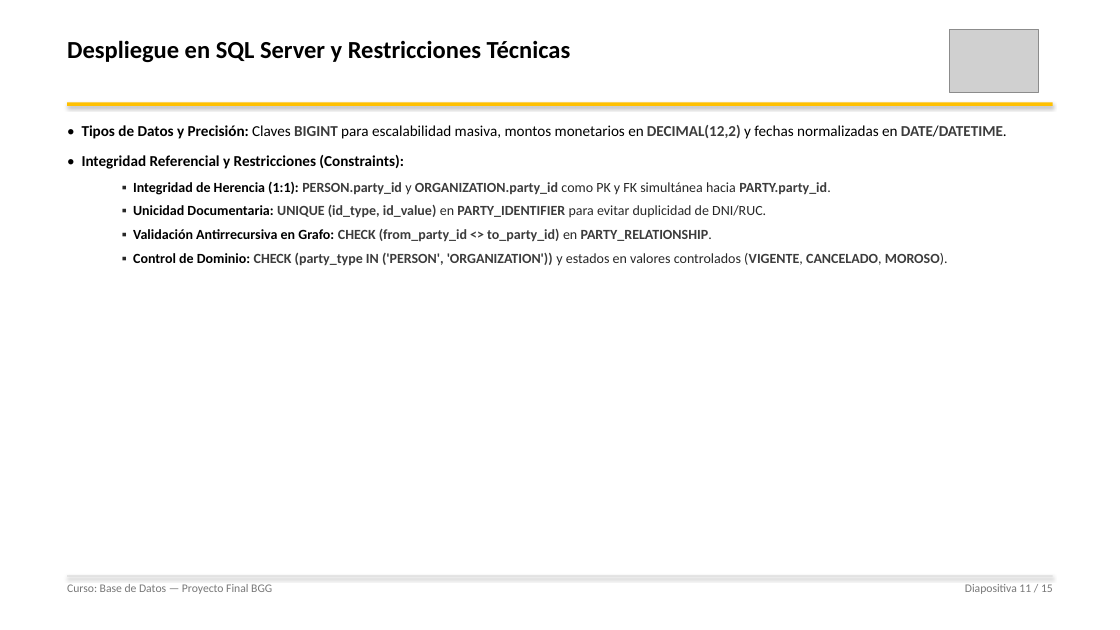
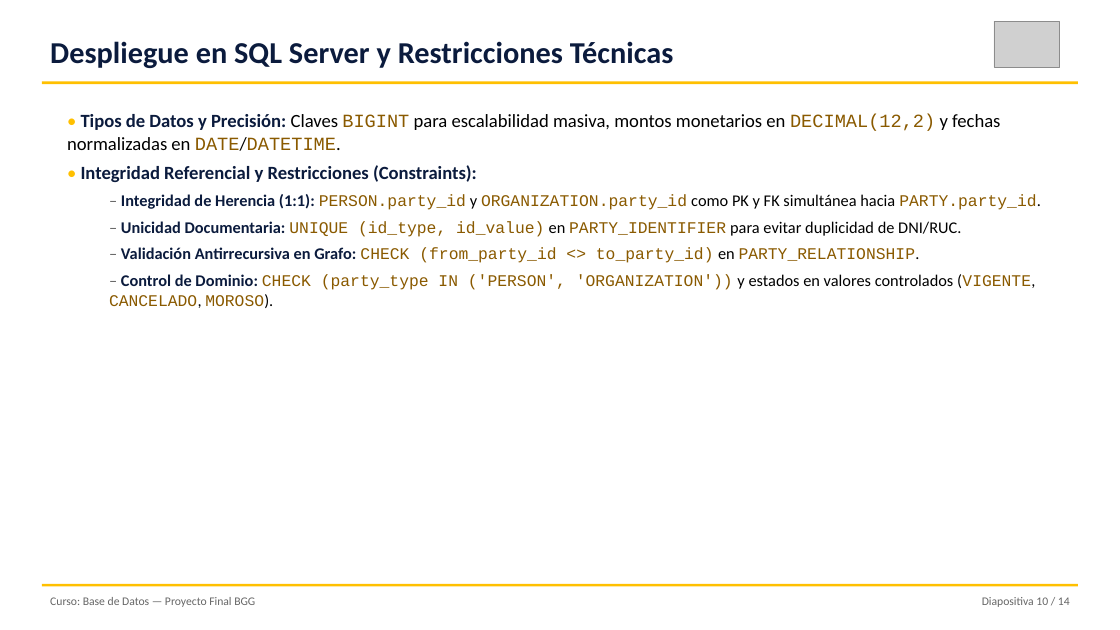
Before and after one commit to JoseEM26/base-de-datos-upn-ciclo-5, a slide deck: slide 10 of docs/proyecto-final/03-entregables/ppt-final/Presentacion_Proyecto_Final_BGG.pptx (slide 11 before the commit). Drawn at 1120x630 pixels with LibreOffice and Linux fonts; fonts in the diff are those of the drawing; grey boxes stand for pictures. Boxes give left, top, right and bottom in pixels: in the first picture for what was removed or moved away, otherwise in the second. Text is boxed around its words. In the diff, an @@ line names an element or a change of style, - is before the commit and + after.

```diff
--- a/docs/proyecto-final/03-entregables/ppt-final/Presentacion_Proyecto_Final_BGG.pptx
+++ b/docs/proyecto-final/03-entregables/ppt-final/Presentacion_Proyecto_Final_BGG.pptx
@@ text "Despliegue en SQL Server y ...": place and size @@
-text "Despliegue en SQL Server y ..." at [67, 40, 571, 62]
+text "Despliegue en SQL Server y ..." at [50, 41, 674, 68]
@@ text "Despliegue en SQL Server y ..." at [50, 41, 674, 68]: size 21 to 26 pt, text colour #000000 to #0B1B3D @@
@@ picture: place and size @@
-picture at [949, 29, 1038, 92]
+picture at [994, 21, 1060, 67]
@@ rectangle: place and size @@
-rectangle at [67, 103, 1053, 106]
+rectangle at [42, 82, 1078, 84]
@@ rectangle at [42, 82, 1078, 84]: shadow off @@
@@ text "• Tipos de Datos y ...": place and size @@
-text "• Tipos de Datos y ..." at [82, 125, 1007, 266]
+text "• Tipos de Datos y ..." at [67, 114, 1041, 308]
@@ text at [67, 114, 1000, 182]: size 13 to 16 pt in "• Tipos de Datos y Precisión: Claves ...", "• Integridad Referencial y Restricciones (Constraints):"; font Calibri to Courier New, text colour #3C3C3C to #8A5A00, bold off in "BIGINT DECIMAL(12,2) DATE/DATETIME."; text colour #000000 to #FFC000 in "•", "•"; text colour #000000 to #0B1B3D in "Tipos de Datos y Precisión:", "Integridad Referencial y Restricciones (Constraints):"; less space between paragraphs @@
@@ text at [109, 194, 1041, 308]: text changed; size 12 to 14 pt; font Calibri to Courier New; text colour #3C3C3C to #8A5A00; bold off @@
-  ▪ Integridad de Herencia (1:1): PERSON.party_id y ORGANIZATION.party_id como PK y FK simultánea hacia PARTY.party_id.
-  ▪ Unicidad Documentaria: UNIQUE (id_type, id_value) en PARTY_IDENTIFIER para evitar duplicidad de DNI/RUC.
-  ▪ Validación Antirrecursiva en Grafo: CHECK (from_party_id <> to_party_id) en PARTY_RELATIONSHIP.
-  ▪ Control de Dominio: CHECK (party_type IN ('PERSON', 'ORGANIZATION')) y estados en valores controlados (VIGENTE, CANCELADO, MOROSO).
+  – Integridad de Herencia (1:1): PERSON.party_id y ORGANIZATION.party_id como PK y FK simultánea hacia PARTY.party_id.
+  – Unicidad Documentaria: UNIQUE (id_type, id_value) en PARTY_IDENTIFIER para evitar duplicidad de DNI/RUC.
+  – Validación Antirrecursiva en Grafo: CHECK (from_party_id <> to_party_id) en PARTY_RELATIONSHIP.
+  – Control de Dominio: CHECK (party_type IN ('PERSON', 'ORGANIZATION')) y estados en valores controlados (VIGENTE, CANCELADO, MOROSO).
@@ text "Curso: Base de Datos — ...": place and size @@
-text "Curso: Base de Datos — ..." at [67, 584, 272, 594]
+text "Curso: Base de Datos — ..." at [50, 597, 255, 607]
@@ text "Curso: Base de Datos — ..." at [50, 597, 255, 607]: text colour #787878 to #666666 @@
@@ rectangle: place and size @@
-rectangle at [67, 576, 1053, 576]
+rectangle at [42, 584, 1078, 586]
@@ rectangle at [42, 584, 1078, 586]: fill #DCDCDC to #FFC000; shadow off @@
@@ text at [982, 597, 1070, 607]: text changed; text colour #787878 to #666666 @@
-Diapositiva 11 / 15
+Diapositiva 10 / 14
```
Also in this commit, not shown: 6 other slides changed, 7 slides added, 8 slides removed, 10 other files.
